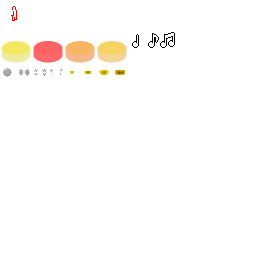
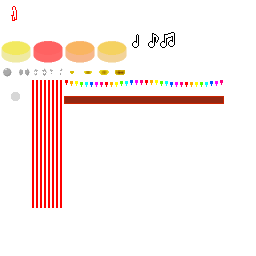
Two versions of the same layered image (256 × 256). Layer-by-layer changes:
painted on "Background" over [11,80,224,208]
